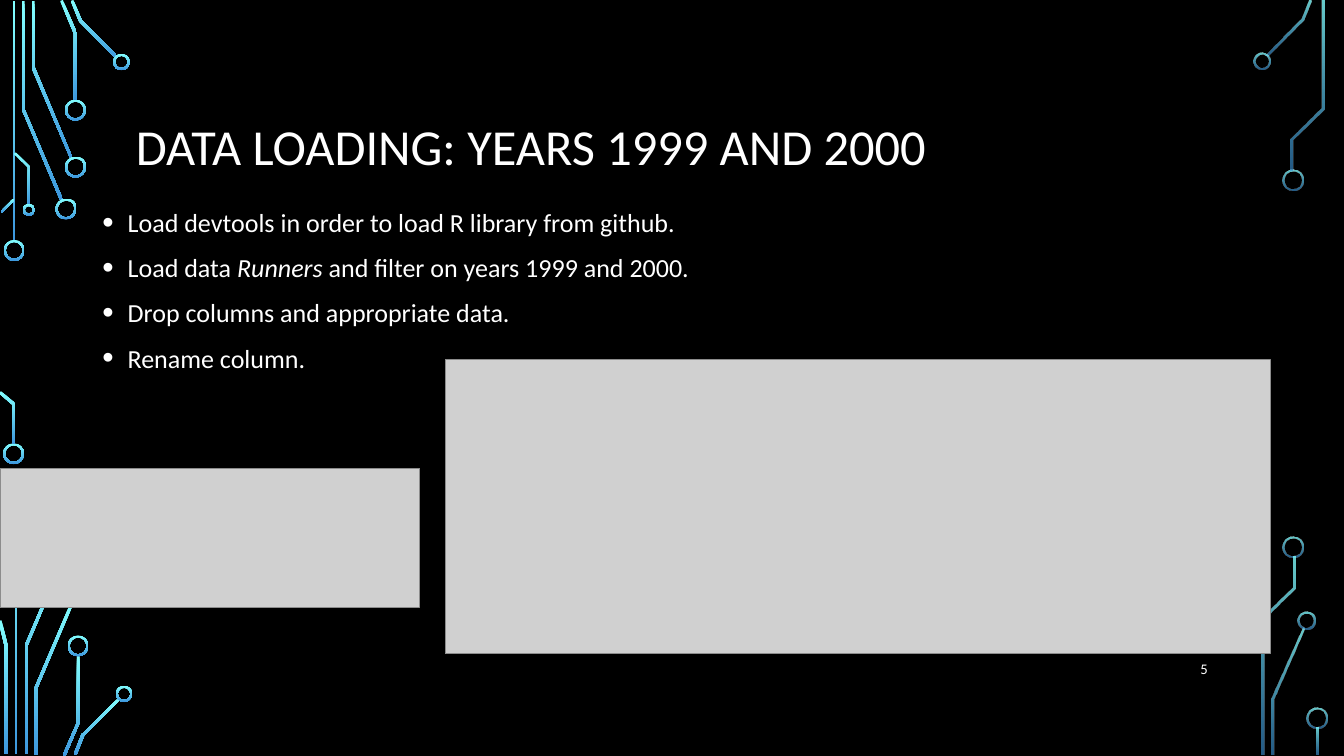
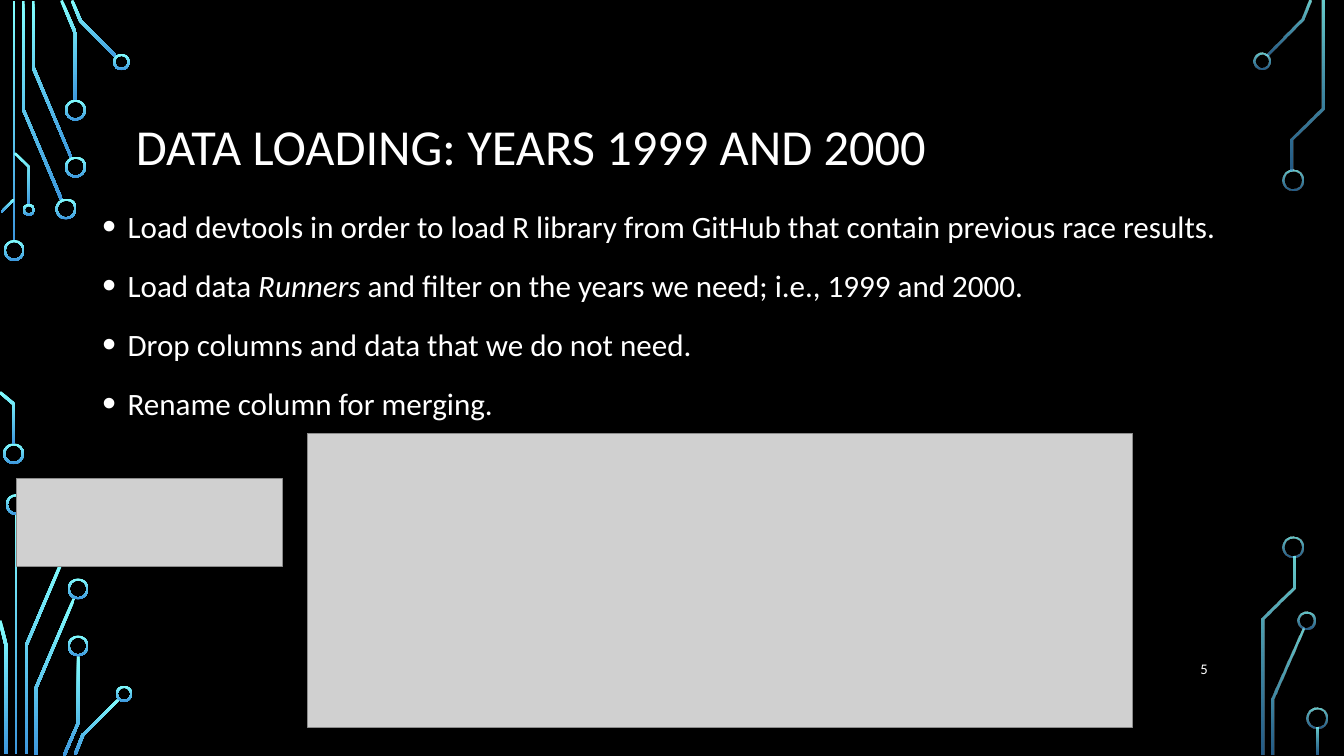
Before and after one commit to elkinst65/QTW_08, a slide deck: slide 5 of infographic.pptx. Drawn at 1344x756 pixels with LibreOffice and Linux fonts; fonts in the diff are those of the drawing; grey boxes stand for pictures; background and template pictures are left out. Boxes give left, top, right and bottom in pixels: in the first picture for what was removed or moved away, otherwise in the second. Text is boxed around its words. In the diff, an @@ line names an element or a change of style, - is before the commit and + after.

```diff
--- a/infographic.pptx
+++ b/infographic.pptx
@@ text at (x1=128, y1=216, x2=1215, y2=421): text changed; size 18.6 to 22.2 pt @@
-• Load devtools in order to load R library from github.
-• Load data Runners and filter on years 1999 and 2000.
-• Drop columns and appropriate data.
-• Rename column.
+• Load devtools in order to load R library from GitHub that contain previous race results.
+• Load data Runners and filter on the years we need; i.e., 1999 and 2000.
+• Drop columns and data that we do not need.
+• Rename column for merging.
@@ picture moved from (x1=446, y1=360, x2=1271, y2=654) to (x1=308, y1=434, x2=1133, y2=728) @@
@@ picture resized from (x1=0, y1=469, x2=420, y2=608) to (x1=16, y1=479, x2=282, y2=567) @@
@@ freeform shape added at (x1=6, y1=494, x2=27, y2=515), fill gradient #82FFFF to #3D97DE @@
@@ freeform shape added at (x1=68, y1=579, x2=89, y2=600), fill gradient #82FFFF to #3D97DE @@
```
Also in this commit, not shown: 17 other slides changed, 1 slide added, 1 other file.
